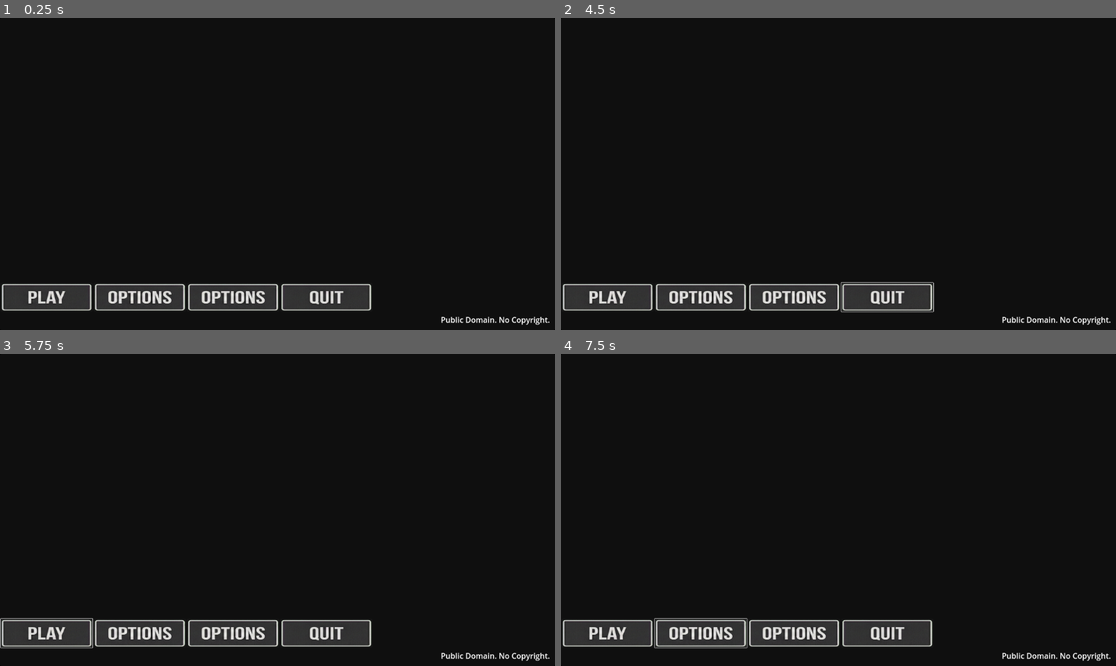
Above: before the commit, frames 1-4 (two rows, left to right).
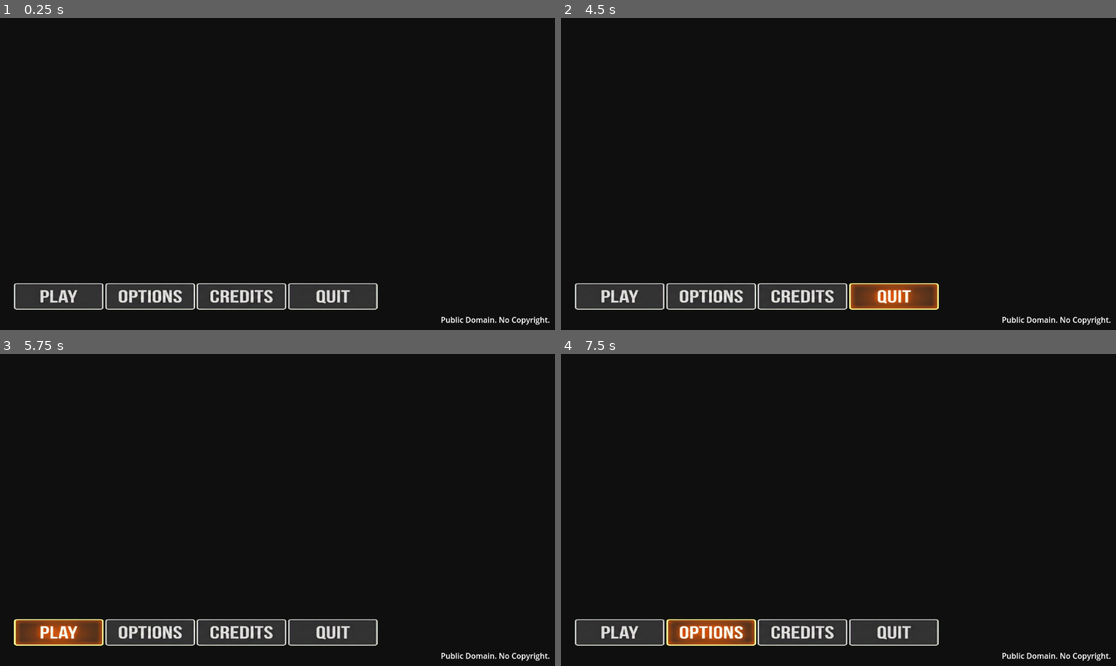
Above: after the commit, the same moments.

Repository: BoQsc/best-game-4-main-menu
Game: Godot game, scene res://node_2d.tscn
Same seed, same stepped clock (60 frames per second), same inputs: the game is played once before the commit and once after it. Video files are missing from this copy of the repository; at most half a second of black plays in their place.
Inputs (mouse positions are in pixels of both pictures, inside the frame that each line leads up to):
- Up to frame 1 (0.25 s): no input
- Up to frame 2 (4.5 s): click (622, 295) at 0.52 s; click (699, 295) at 1.27 s; click (710, 295) at 2.02 s; click (794, 295) at 2.77 s; click (805, 295) at 3.52 s; click (894, 295) at 4.27 s
- Up to frame 3 (5.75 s): click (44, 631) at 5.02 s
- Up to frame 4 (7.5 s): click (605, 631) at 5.77 s; click (622, 631) at 6.52 s; click (710, 631) at 7.27 s

The runs differ from the first frame. In frame 1, 3.0% of the frame differs, in the area x 0-69%, y 84-94%; in frame 2, 4.0%, in the area x 0-69%, y 84-95%; in frame 3, 4.0%; in frame 4, 3.9%.

Commit message:
Replace buttons with textured buttons and add hover.

Diff:
--- a/node_2d.tscn
+++ b/node_2d.tscn
@@ -1,11 +1,16 @@
-[gd_scene load_steps=8 format=3 uid="uid://day3popjfdyvp"]
+[gd_scene load_steps=13 format=3 uid="uid://day3popjfdyvp"]
 
 [ext_resource type="VideoStream" uid="uid://c4ffv0l01nen5" path="res://backgroundanimbestgame-1.ogv" id="1_wtcfe"]
 [ext_resource type="AudioStream" uid="uid://cxjh7t0n731pk" path="res://under-the-bleak-sky-post-apocalyptic-cinematic-music-436655.mp3" id="2_0e48y"]
 [ext_resource type="Texture2D" uid="uid://daqabufuflaop" path="res://bestgame4 ui.png" id="3_epypp"]
 [ext_resource type="Texture2D" uid="uid://b452fe46xnsqn" path="res://button_play.png" id="3_kdubu"]
 [ext_resource type="Texture2D" uid="uid://cv5gqk76vuprl" path="res://button_options.png" id="4_d21ai"]
+[ext_resource type="Texture2D" uid="uid://djtaocrtjg8wf" path="res://button_play_hover.png" id="4_q6r6c"]
 [ext_resource type="Texture2D" uid="uid://crujxn42endqb" path="res://button_quit.png" id="5_rj586"]
+[ext_resource type="Texture2D" uid="uid://cmprl7c10v6he" path="res://button_options_hover.png" id="6_4d7sh"]
+[ext_resource type="Texture2D" uid="uid://bmvk764bextck" path="res://button_credits.png" id="7_ir8iy"]
+[ext_resource type="Texture2D" uid="uid://dqu7e7j5vtoc1" path="res://button_credits_hover.png" id="8_hqns4"]
+[ext_resource type="Texture2D" uid="uid://6qo8stp380d5" path="res://button_quit_hover.png" id="10_hqns4"]
 
 [sub_resource type="ViewportTexture" id="ViewportTexture_epypp"]
 viewport_path = NodePath("TextureRect/SubViewport")
@@ -66,22 +71,36 @@
 offset_bottom = 32.0
 grow_vertical = 0
 scale = Vector2(0.46, 0.46)
+pivot_offset = Vector2(50, 0)
 
-[node name="Play" type="Button" parent="MainMenu/HBoxContainer"]
+[node name="TextureButton" type="TextureButton" parent="MainMenu/HBoxContainer"]
 layout_mode = 2
-icon = ExtResource("3_kdubu")
+texture_normal = ExtResource("3_kdubu")
+texture_pressed = ExtResource("4_q6r6c")
+texture_hover = ExtResource("4_q6r6c")
 
-[node name="Options" type="Button" parent="MainMenu/HBoxContainer"]
+[node name="TextureButton2" type="TextureButton" parent="MainMenu/HBoxContainer"]
 layout_mode = 2
-icon = ExtResource("4_d21ai")
+texture_normal = ExtResource("4_d21ai")
+texture_pressed = ExtResource("6_4d7sh")
+texture_hover = ExtResource("6_4d7sh")
 
-[node name="Credits" type="Button" parent="MainMenu/HBoxContainer"]
+[node name="TextureButton3" type="TextureButton" parent="MainMenu/HBoxContainer"]
 layout_mode = 2
-icon = ExtResource("4_d21ai")
+texture_normal = ExtResource("7_ir8iy")
+texture_pressed = ExtResource("8_hqns4")
+texture_hover = ExtResource("8_hqns4")
 
-[node name="Quit" type="Button" parent="MainMenu/HBoxContainer"]
+[node name="TextureButton4" type="TextureButton" parent="MainMenu/HBoxContainer"]
 layout_mode = 2
-icon = ExtResource("5_rj586")
+texture_normal = ExtResource("5_rj586")
+texture_pressed = ExtResource("10_hqns4")
+texture_hover = ExtResource("10_hqns4")
+
+[node name="MarginContainer" type="MarginContainer" parent="MainMenu"]
+layout_mode = 0
+offset_right = 40.0
+offset_bottom = 40.0
 
 [node name="Panel" type="CenterContainer" parent="."]
 visible = false
Binary file added: button_credits_hover.png
Not shown, added: button_credits_hover.png.import
Binary file added: button_options_hover.png
Not shown, added: button_options_hover.png.import
Binary file added: button_play_hover.png
Not shown, added: button_play_hover.png.import
Binary file added: button_quit_hover.png
Not shown, added: button_quit_hover.png.import
